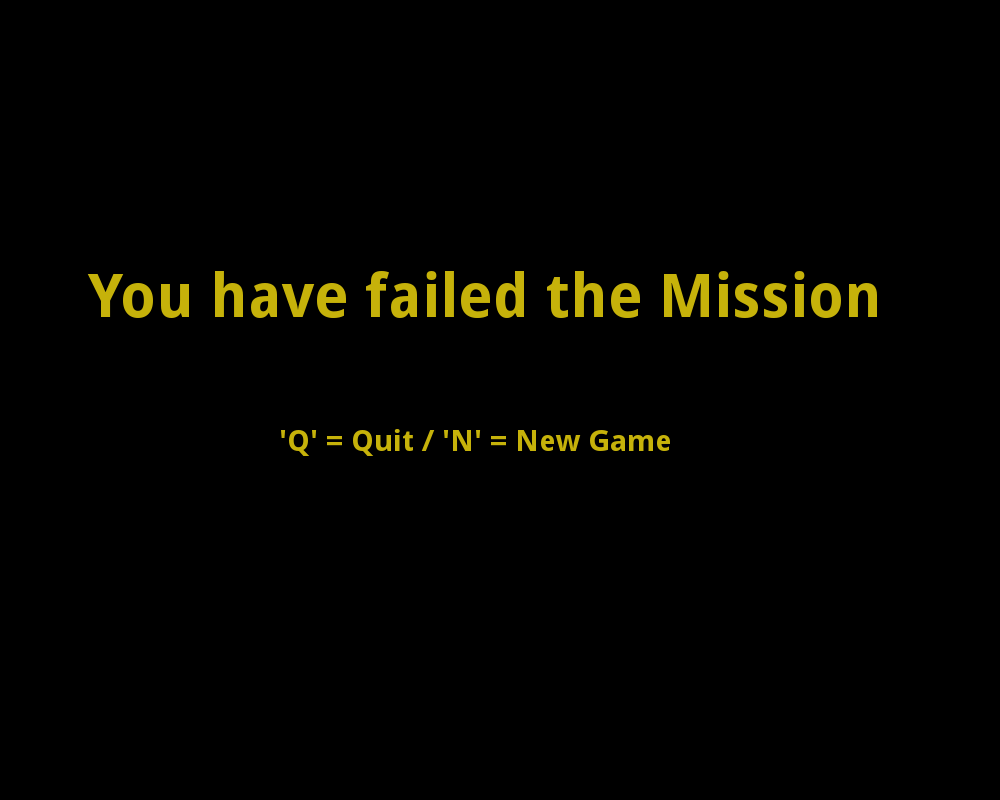
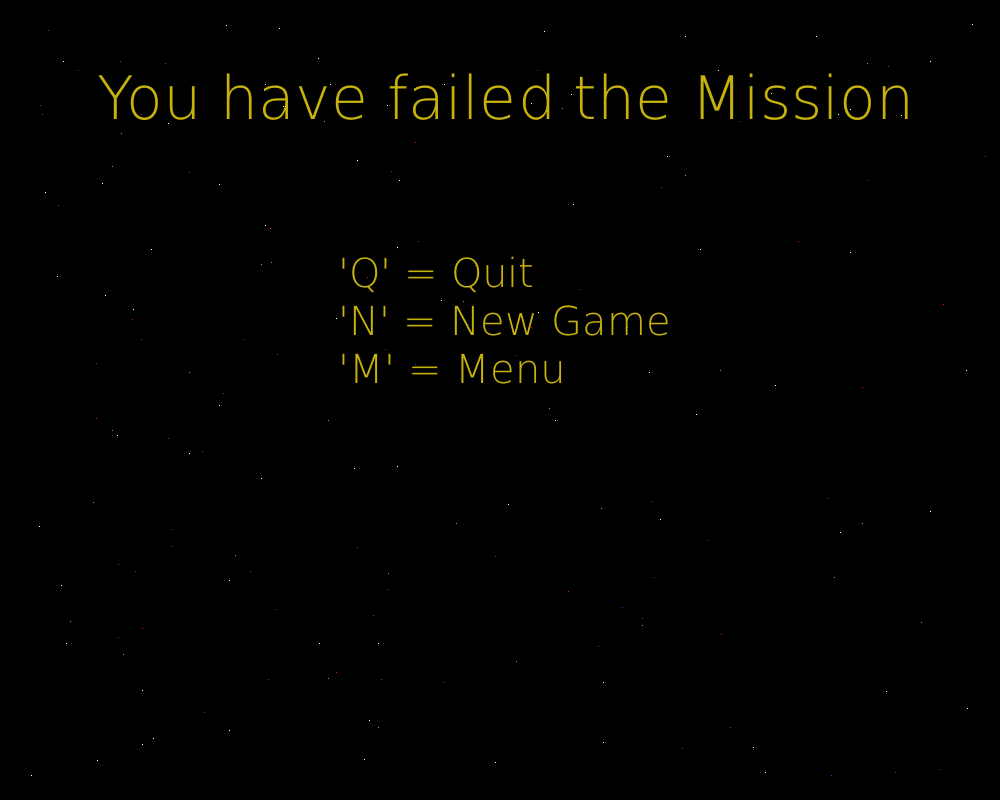
Layer changes from the first 1000×800 image to the second:
renamed "'Q' = Quit / 'N' = New Game" to "'Q' = Quit ...", painted on it over bbox(281, 256, 670, 456)
painted on "You have failed the Mission" over bbox(87, 73, 908, 318)
painted on "Background" over bbox(31, 24, 986, 776)
